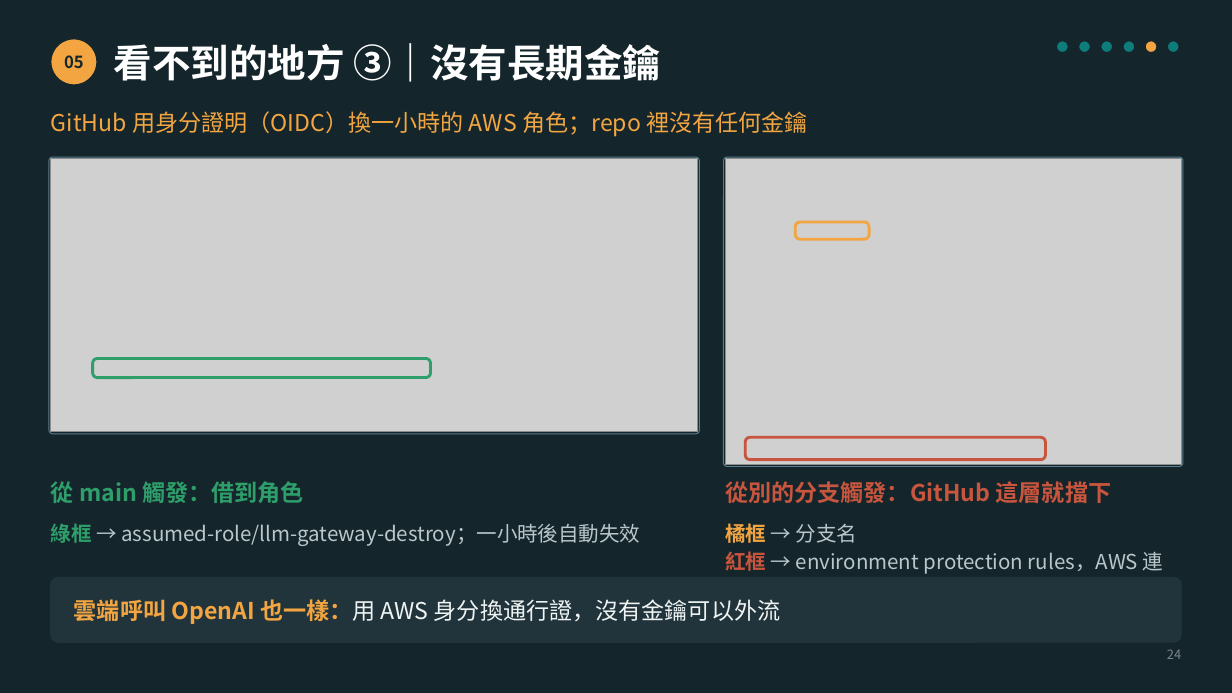
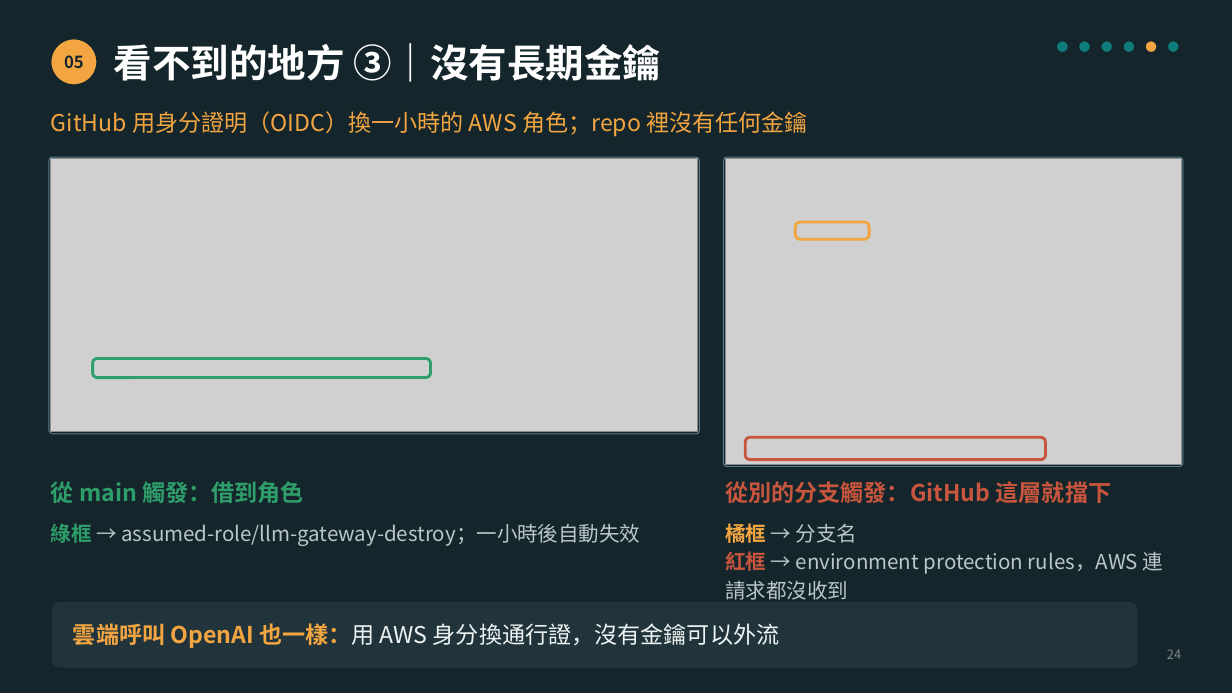
Before and after one commit to Poyu-Tu/llm-gateway, a slide deck: slide 24 of docs/slides/llm-gateway-slides-10min-v6.2.pptx. Drawn at 1232x693 pixels with LibreOffice and Linux fonts; fonts in the diff are those of the drawing; grey boxes stand for pictures. Boxes give left, top, right and bottom in pixels: in the first picture for what was removed or moved away, otherwise in the second. Text is boxed around its words. In the diff, an @@ line names an element or a change of style, - is before the commit and + after.

```diff
--- a/docs/slides/llm-gateway-slides-10min-v6.2.pptx
+++ b/docs/slides/llm-gateway-slides-10min-v6.2.pptx
@@ rounded rectangle: place and size @@
-rounded rectangle at [51,578,1181,642]
+rounded rectangle at [53,603,1137,667]
@@ text "雲端呼叫 OpenAI 也一樣：用 AWS 身分換通行證，沒有金鑰可以外流": place and size @@
-text "雲端呼叫 OpenAI 也一樣：用 AWS 身分換通行證，沒有金鑰可以外流" at [74,599,780,624]
+text "雲端呼叫 OpenAI 也一樣：用 AWS 身分換通行證，沒有金鑰可以外流" at [73,623,779,648]
```
Also in this commit, not shown: 9 other slides changed, 1 other file.
